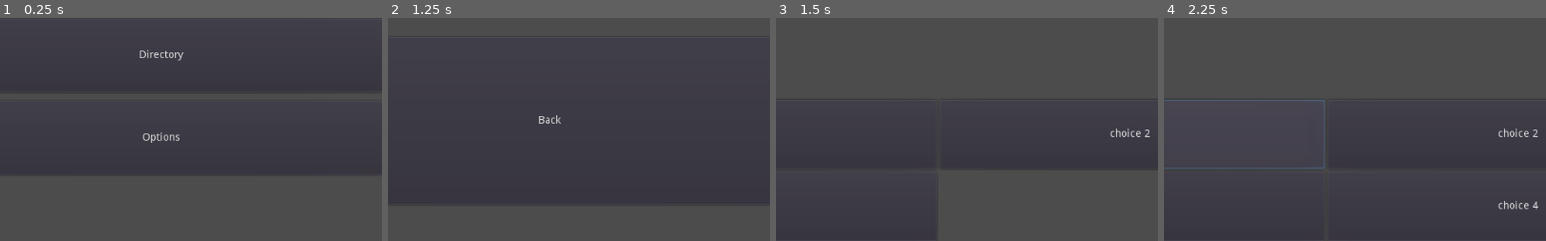
Above: before the commit, frames 1-4 (left to right).
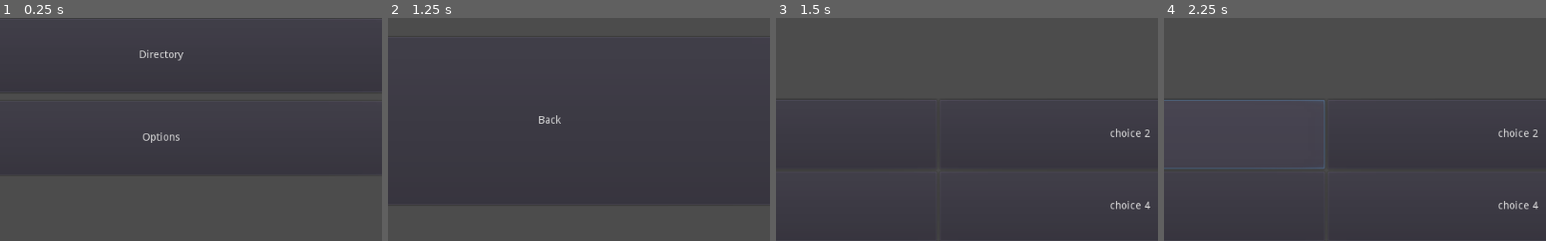
Above: after the commit, the same moments.

Repository: ayylol/ProjectTransitions
Game: Godot game, scene res://systems/Root.tscn
Same seed, same stepped clock (60 frames per second), same inputs: the game is played once before the commit and once after it. The engine's default icon, where the game draws it, is replaced by a stand-in: a white triangle on a blue panel in a dark square.
Inputs:
- Up to frame 1 (0.25 s): no input
- Up to frame 2 (1.25 s): click "Adventure" at 0.5 s
- Up to frame 3 (1.5 s): click "Test Module" at 1.25 s
- Up to frame 4 (2.25 s): click "choice 1" at 2 s
The pictures show only the part of the screen within x 29-79%, y 50-100%; the shares and areas given below are measured in that part.

Frames 1-2 are identical in both runs. In frame 3, 0.2% of the frame differs, in the area x 87-98%, y 82-86%; in frame 4, nothing differs.

Commit message:
content can change aflags implemented not in flags

Diff:
--- /dev/null
+++ b/content/flags.json
@@ -0,0 +1,10 @@
+{
+  "flag 1":
+  [
+    ["!aflag3"]
+  ],
+  "aflag1": false,
+  "aflag2": true,
+  "aflag3": false,
+  "aflag4": false
+}
--- a/content/module1_content.json
+++ b/content/module1_content.json
@@ -8,7 +8,7 @@
         "choice 2",
         "choice 3",
         {
-          "flag": "flag 1",
+          "flag": "!aflag1",
           "choice": "choice 4"
         }
       ]
@@ -22,7 +22,10 @@
         "choice 2",
         "choice 3",
         "choice 4"
-      ]
+      ],
+    "effect": {
+      "aflag1": true
+    }
   },
   "choice 2":
   {
--- a/content/module1_flags.json
+++ /dev/null
@@ -1,20 +0,0 @@
-{
-  "flag 1":
-  [
-    ["aflag3", "aflag4"],
-    ["flag 2", "aflag3"]
-  ],
-  "flag 2":
-  [
-    ["aflag3", "aflag1"],
-    ["aflag4", "aflag3"]
-  ],
-  "flag 3":
-  [
-    ["aflag1", "aflag2"]
-  ],
-  "aflag1": true,
-  "aflag2": true,
-  "aflag3": false,
-  "aflag4": false
-}
--- a/scenes/Module.gd
+++ b/scenes/Module.gd
@@ -4,6 +4,8 @@
 signal goto_adventure
 
 func _ready():
+	Database.load_flags()
+	Database.load_module("module1")
 	update_menu("intro")
 
 func update_menu(label):
--- a/systems/Database.gd
+++ b/systems/Database.gd
@@ -1,45 +1,69 @@
 extends Node
 
+var _module_name
 var _module_content
-var _module_flags
+var _flags
+var _edited_flags := []
 
-func _ready():
-	load_module("module1")
+func load_flags():
+	# Loading flags
+	var file = File.new()
+	file.open("res://content/flags.json", file.READ)
+	var content = file.get_as_text()
+	_flags = parse_json(content)
+	file.close()
 
 func load_module(module_name : String):
+	_module_name = module_name
 	# Load content
 	var file = File.new()
 	file.open("res://content/" + module_name + "_content.json", file.READ)
 	var content = file.get_as_text()
 	_module_content = parse_json(content)
 	file.close()
-	# Loading flags
-	file.open("res://content/" + module_name + "_flags.json", file.READ)
-	content = file.get_as_text()
-	_module_flags = parse_json(content)
-	file.close()
+
 
 func eval(flag_name : String):
-	var flag = _module_flags[flag_name]
+	var negate = false
+	if flag_name.begins_with("!"):
+		negate = true
+		flag_name = flag_name.trim_prefix("!")
+	var flag = _flags[flag_name]
+	var val
 	if typeof(flag) == TYPE_BOOL:
-		return flag
-	var val = true
-	for and_flag in flag:
-		var and_clause_value = false
-		for or_flag in and_flag:
-			if eval(or_flag):
-				and_clause_value = true
+		val = flag if not flag_name in _edited_flags else not flag
+	else:
+		val = true
+		for and_flag in flag:
+			var and_clause_value = false
+			for or_flag in and_flag:
+				if eval(or_flag):
+					and_clause_value = true
+					break
+			if not and_clause_value:
+				val = false
 				break
-		if not and_clause_value:
-			val = false
-			break
-	return val
+	return val if not negate else !val
+
+func change(flag_name, value):
+	var default_flag = _flags[flag_name]
+	if typeof(default_flag) == TYPE_BOOL:
+		if flag_name in _edited_flags and value == default_flag:
+			_edited_flags.erase(flag_name)
+		elif not flag_name in _edited_flags and value != _flags[flag_name]:
+			_edited_flags.append(flag_name)
+	else:
+		print("can't change the value of non-atomic flag")
 
 # Wrapper function for returning text + their choices
 func get(title : String):
-	# TODO: do flag checking edit text according to rules
+	var content = _module_content[title]
+	if "effect" in content:
+		for key in content["effect"]:
+			change(key, content["effect"][key])
+	# get list of available choices
 	var choices = []
-	for choice in _module_content[title]["choices"]:
+	for choice in content["choices"]:
 		if typeof(choice) == TYPE_DICTIONARY:
 			if eval(choice["flag"]):
 				choices.append(choice["choice"])
@@ -47,7 +71,7 @@
 			choices.append(choice)
 
 	var data = {
-		"text" : _module_content[title]["text"],
+		"text" : content["text"],
 		"choices" : choices
 	}
 	return data
Not shown, added: TODO.md
